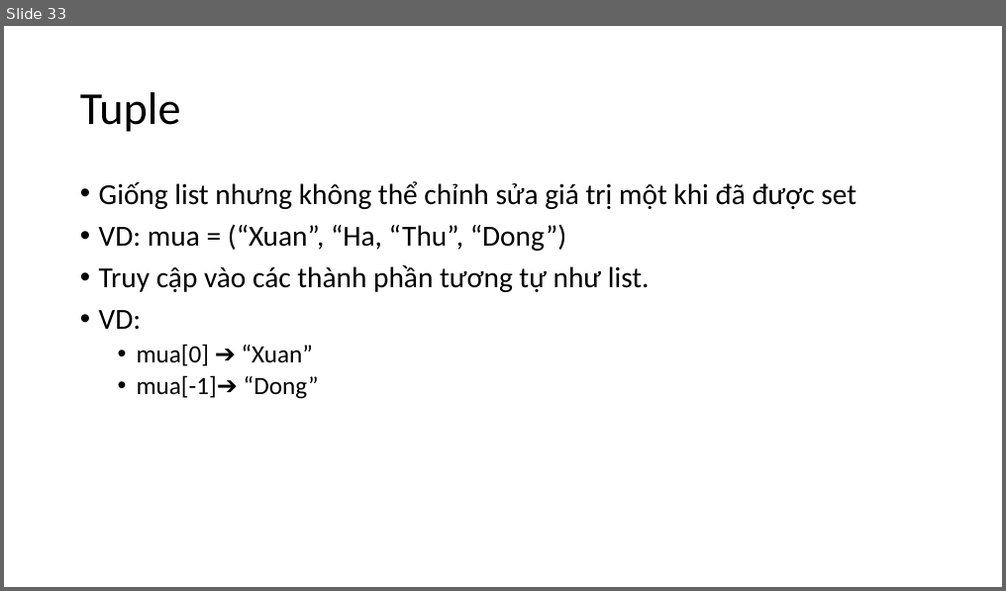
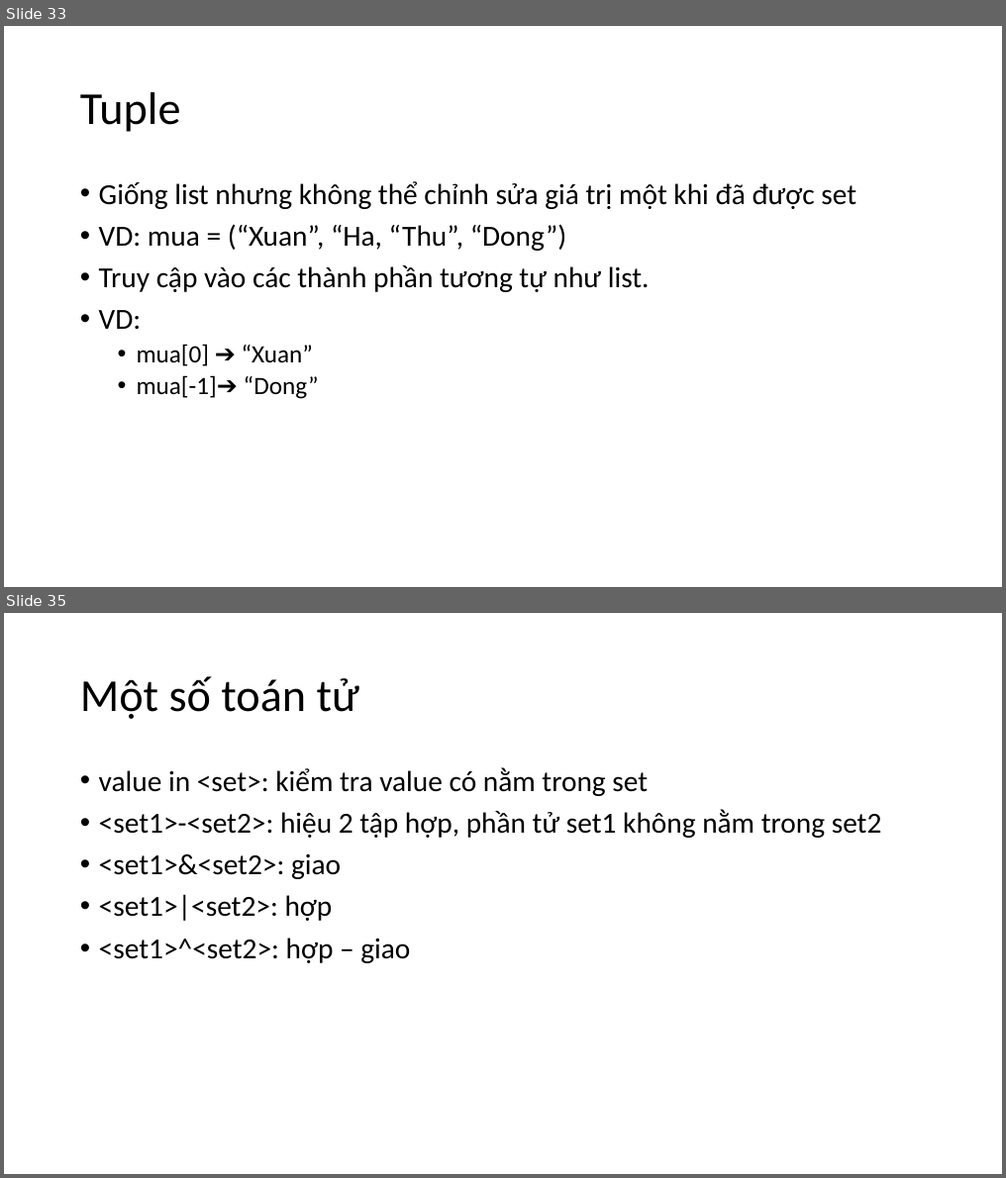
Before and after one commit to levinhhoang16/PyOpenCVCourse, a slide deck: Lecture/PythonCoban.pptx. Shown one above the other, each under a label of ours: slide 33 before the commit, slides 33 and 35 after it; the slides between them are not shown. The pictures are 1006x591 and 1006x1178 pixels, drawn with LibreOffice and Linux fonts; fonts in the diff are those of the drawing. Boxes give left, top, right and bottom in pixels: in the first picture for what was removed or moved away, otherwise in the second. Text is boxed around its words. In the diff, an @@ line names an element or a change of style, - is before the commit and + after.

```diff
--- a/Lecture/PythonCoban.pptx
+++ b/Lecture/PythonCoban.pptx
@@ slide 35 added at [4, 613, 1002, 1174], background #FFFFFF @@
@@ title added at [80, 676, 359, 719], 44 pt, text #000000 @@
+Một số toán tử
@@ text added at [99, 767, 882, 963], 28 pt, text #000000 @@
+• value in <set>: kiểm tra value có nằm trong set
+• <set1>-<set2>: hiệu 2 tập hợp, phần tử set1 không nằm trong set2
+• <set1>&<set2>: giao
+• <set1>|<set2>: hợp
+• <set1>^<set2>: hợp – giao
```
Also in this commit, not shown: 15 other slides added.
